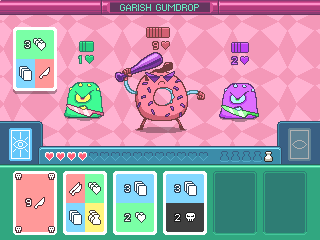
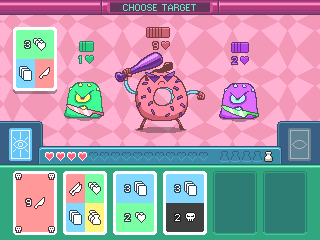
Layer changes from the first 320px x 240px image to the second:
hid "GARISH GUMDROP", moved it above "CHOOSE TARGET" over [120, 4, 199, 11]
added layer "CHOOSE TARGET" above "donut 1" over [123, 4, 196, 11]
moved "gumdrop" above "Layer 7" over [68, 117, 99, 118]
